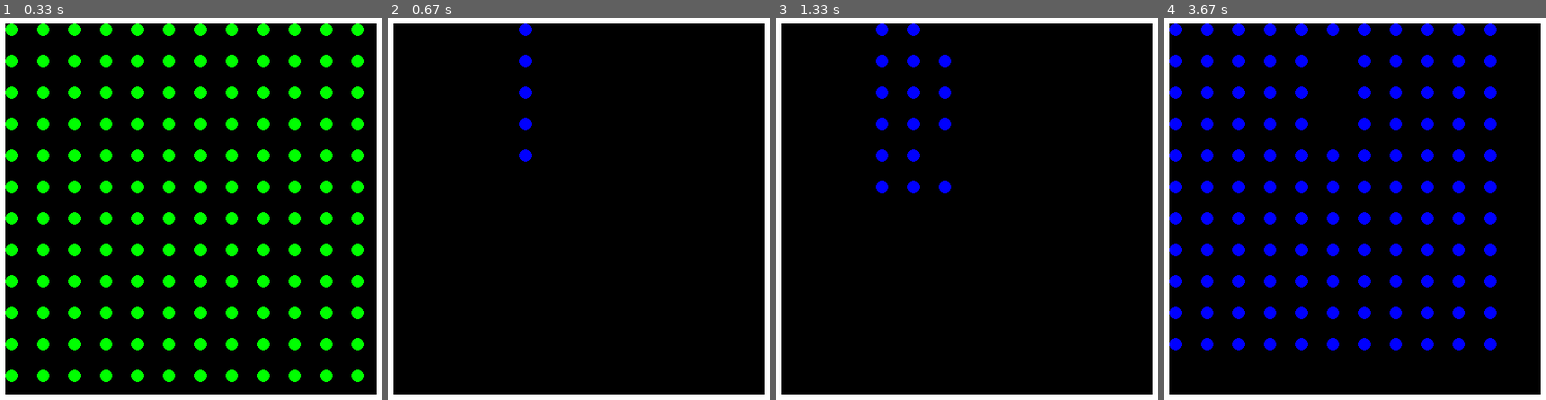
Above: before the commit, frames 1-4 (left to right).
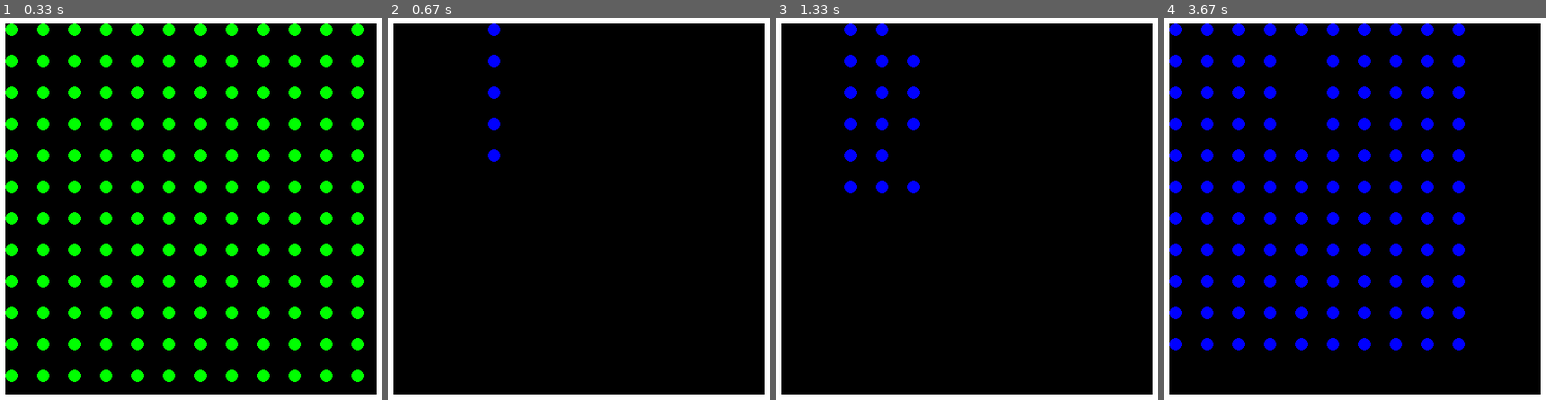
Above: after the commit, the same moments.

Repository: rnb7880/Spiral-Wave-Pygame
Game: pygame game, started from spiral1.py
The game is run twice, just before and just after one commit, with the same random seed, the same clock (stepped at 60 frames per second) and the same inputs.
Inputs:
- Up to frame 1 (0.33 s): no input
- Up to frame 2 (0.67 s): tap Space at 0.33 s
- Up to frame 3 (1.33 s): tap Space at 0.73, 1.03 s
- Up to frame 4 (3.67 s): tap Space at 1.57, 1.87, 2.07, 2.37, 2.63, 2.97, 3.27, 3.4 s

Frame 1 is identical in both runs. In frame 2, 0.8% of the frame differs, in the area x 26-38%, y 1-38%; in frame 3, 1.0%; in frame 4, 1.4%, in the area x 34-88%, y 1-88%.

Commit message:
DONE Second list was necessary

Diff:
--- a/spiral1.py
+++ b/spiral1.py
@@ -52,7 +52,7 @@
 """
 Starting conditions
 """
-starty = 5
+starty = 4
 startx = 1
 num_start = 3
 speed = 500 #milliseconds
